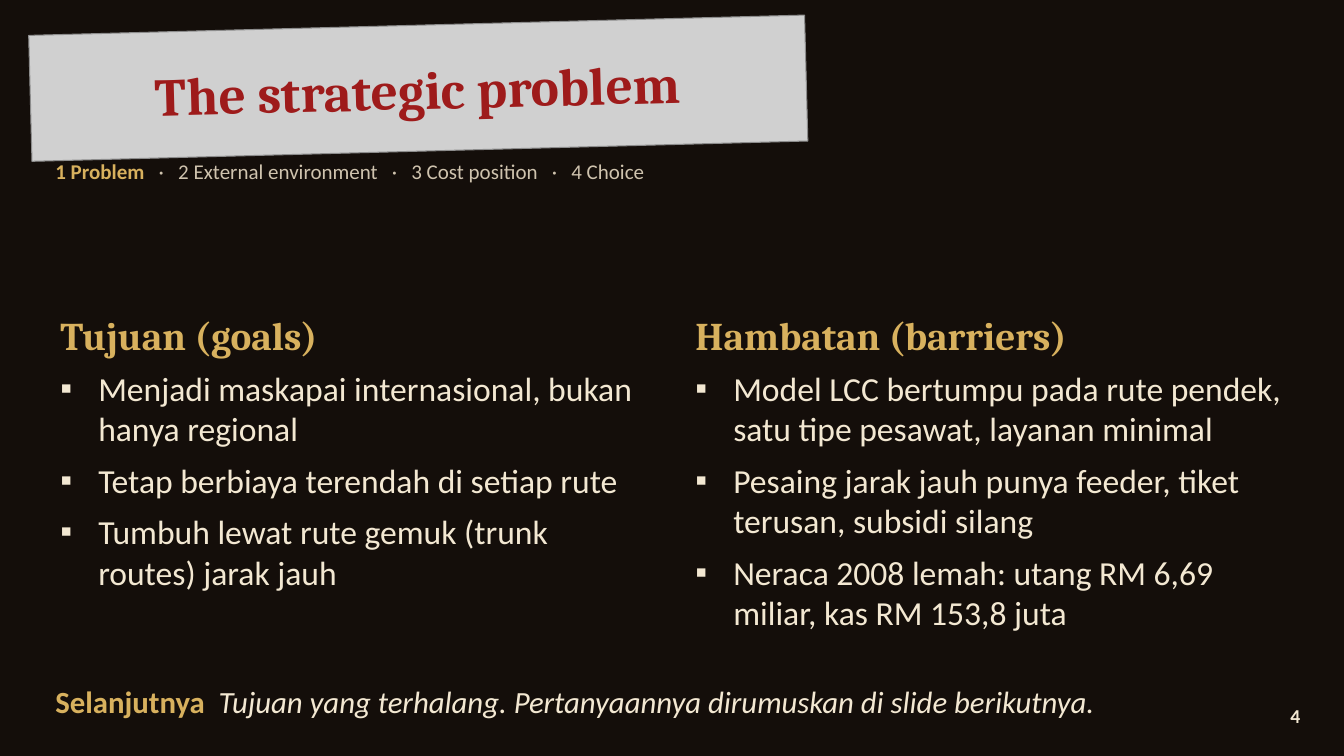
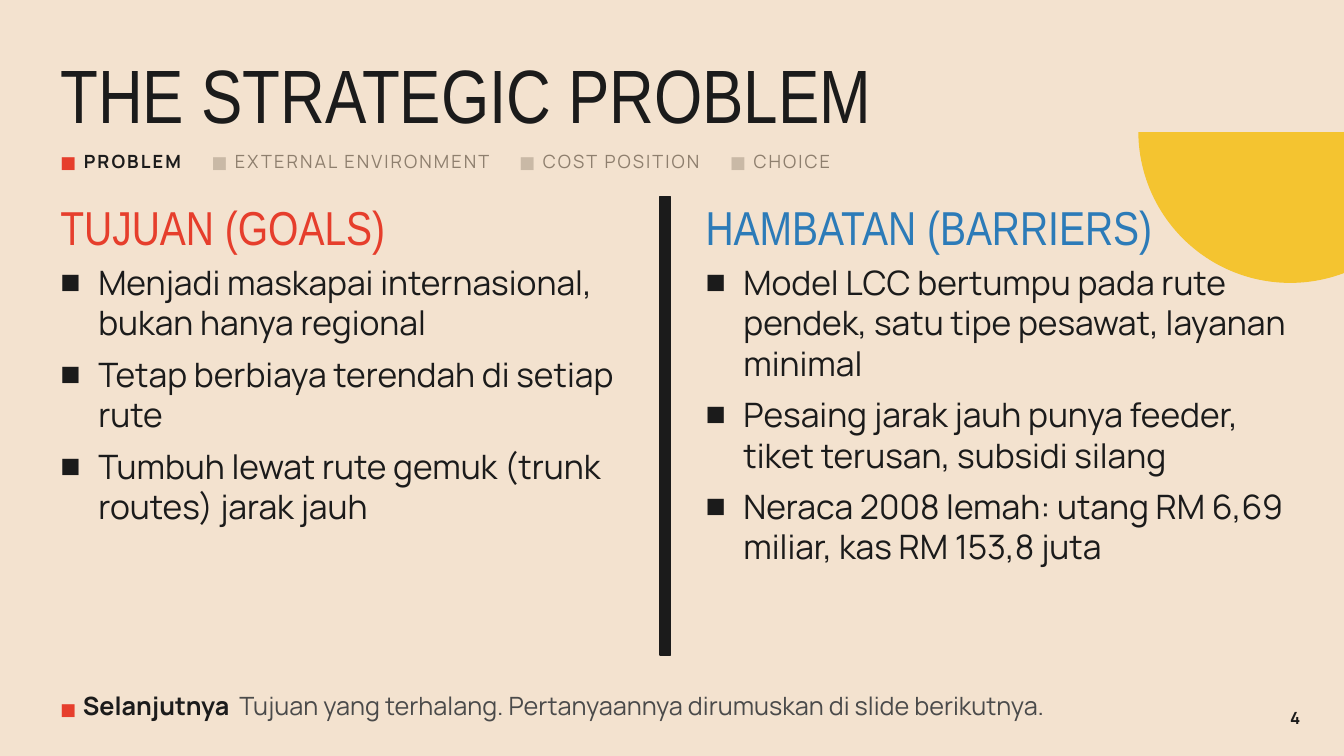
Before and after one commit to aslihabnuri/Dom-Manipulation, a slide deck: slide 4 of strategic-management/airasia-case/SMJKT_Group 3_Aslih_Case AirAsia.pptx. Drawn at 1344x756 pixels with LibreOffice and Linux fonts; fonts in the diff are those of the drawing; grey boxes stand for pictures; background and template pictures are left out. Boxes give left, top, right and bottom in pixels: in the first picture for what was removed or moved away, otherwise in the second. Text is boxed around its words. In the diff, an @@ line names an element or a change of style, - is before the commit and + after.

```diff
--- a/strategic-management/airasia-case/SMJKT_Group 3_Aslih_Case AirAsia.pptx
+++ b/strategic-management/airasia-case/SMJKT_Group 3_Aslih_Case AirAsia.pptx
@@ background picture (left out) to #F3E2CF @@
@@ picture removed at (29, 15, 808, 161) @@
@@ rectangle added at (1137, 0, 1344, 131), fill #F3E2CF, outline #F3E2CF 1 pt @@
@@ ellipse added at (1139, 0, 1344, 282), fill #F4C430, outline #F4C430 1 pt @@
@@ text "THE STRATEGIC PROBLEM" at (60, 70, 871, 124): rotation 358 to 0 degrees @@
@@ text at (60, 70, 871, 124): text changed; size 38 to 54 pt; font Cambria to Arial Narrow; text colour #9E1B1B to #1B1B1B; bold off @@
-The strategic problem
+THE STRATEGIC PROBLEM
@@ text at (84, 154, 831, 169): text changed; size 15 to 13 pt; font Calibri to Manrope; text colour #CFC3AE to #8E7F6E @@
-1 Problem · 2 External environment · 3 Cost position · 4 Choice
+■ PROBLEM ■ EXTERNAL ENVIRONMENT ■ COST POSITION ■ CHOICE
@@ rectangle added at (660, 197, 670, 655), fill #1B1B1B, outline #1B1B1B 1 pt @@
@@ text at (60, 210, 385, 255): text changed; size 28 to 34 pt; font Cambria to Arial Narrow; text colour #D8B15E to #E63E2C; bold off @@
-Tujuan (goals)
+TUJUAN (GOALS)
@@ text at (706, 210, 1152, 255): text changed; size 28 to 34 pt; font Cambria to Arial Narrow; text colour #D8B15E to #2C7BB8; bold off @@
-Hambatan (barriers)
+HAMBATAN (BARRIERS)
@@ text "Menjadi maskapai internasional, bukan hanya ..." at (98, 270, 613, 527): font Calibri to Manrope, text colour #F3E8D2 to #1B1B1B; bullet ▪ to ■ @@
@@ text "Menjadi maskapai internasional, bukan hanya ...": place and size @@
-text "Menjadi maskapai internasional, bukan hanya ..." at (98, 377, 632, 591)
+text "Menjadi maskapai internasional, bukan hanya ..." at (98, 270, 613, 527)
@@ text "Model LCC bertumpu pada rute ...": place and size @@
-text "Model LCC bertumpu pada rute ..." at (733, 377, 1281, 631)
+text "Model LCC bertumpu pada rute ..." at (743, 264, 1286, 567)
@@ text "Model LCC bertumpu pada rute ..." at (743, 264, 1286, 567): font Calibri to Manrope, text colour #F3E8D2 to #1B1B1B; bullet ▪ to ■ @@
@@ text at (83, 696, 1044, 722): text changed; size 22 to 18 pt; font Calibri to Manrope; text colour #F3E8D2 to #4A4A4A; italic off @@
-Selanjutnya Tujuan yang terhalang. Pertanyaannya dirumuskan di slide berikutnya.
+■ Selanjutnya Tujuan yang terhalang. Pertanyaannya dirumuskan di slide berikutnya.
@@ text "4" at (1290, 712, 1300, 724): size 14 to 12 pt, font Calibri to Manrope, text colour #F3E8D2 to #1B1B1B @@
```
Also in this commit, not shown: 19 other slides changed, 24 other files.
